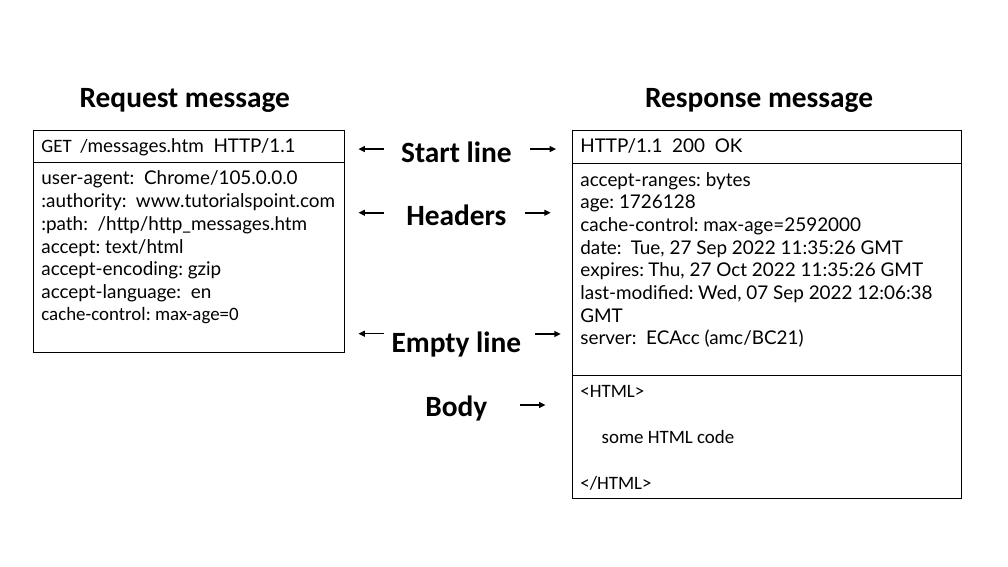
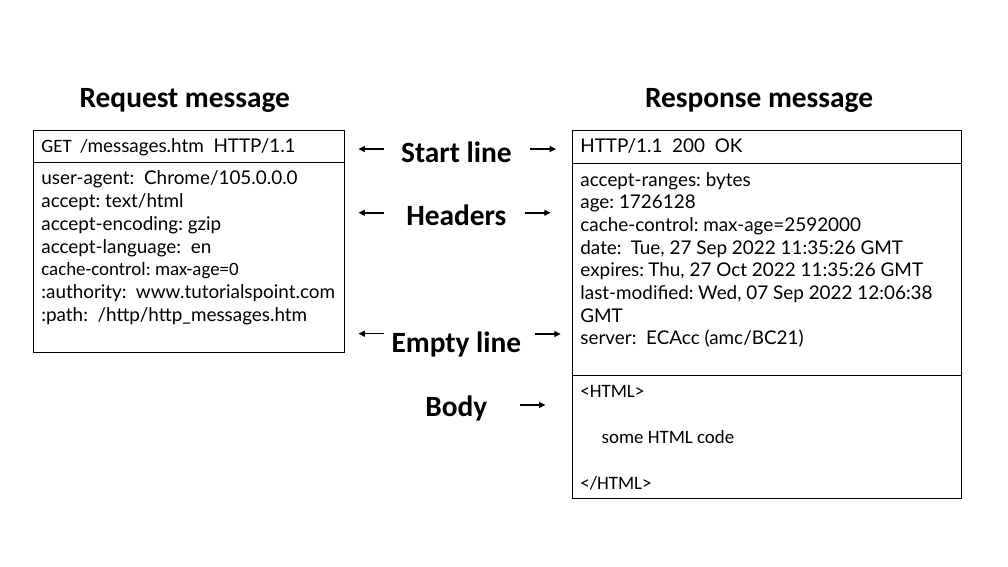
Before and after one commit to Garnik94/Levelup_presentations, a slide deck: slide 9 of Http/Http_presentation.pptx. Drawn at 1008x567 pixels with LibreOffice and Linux fonts; fonts in the diff are those of the drawing. Boxes give left, top, right and bottom in pixels: in the first picture for what was removed or moved away, otherwise in the second. Text is boxed around its words. In the diff, an @@ line names an element or a change of style, - is before the commit and + after.

```diff
--- a/Http/Http_presentation.pptx
+++ b/Http/Http_presentation.pptx
@@ table at <box>34,130,345,352</box> @@
-row 2, column 1: user-agent: Chrome/105.0.0.0 / :authority: www.tutorialspoint.com / :path: /http/http_messages.htm / accept: text/html / accept-encoding: gzip / accept-language: en / cache-control: max-age=0
+row 2, column 1: user-agent: Chrome/105.0.0.0 / accept: text/html / accept-encoding: gzip / accept-language: en / cache-control: max-age=0 / :authority: www.tutorialspoint.com / :path: /http/http_messages.htm
```
Also in this commit, not shown: 4 other slides changed, 2 slides added, 2 slides removed, 2 other files.
